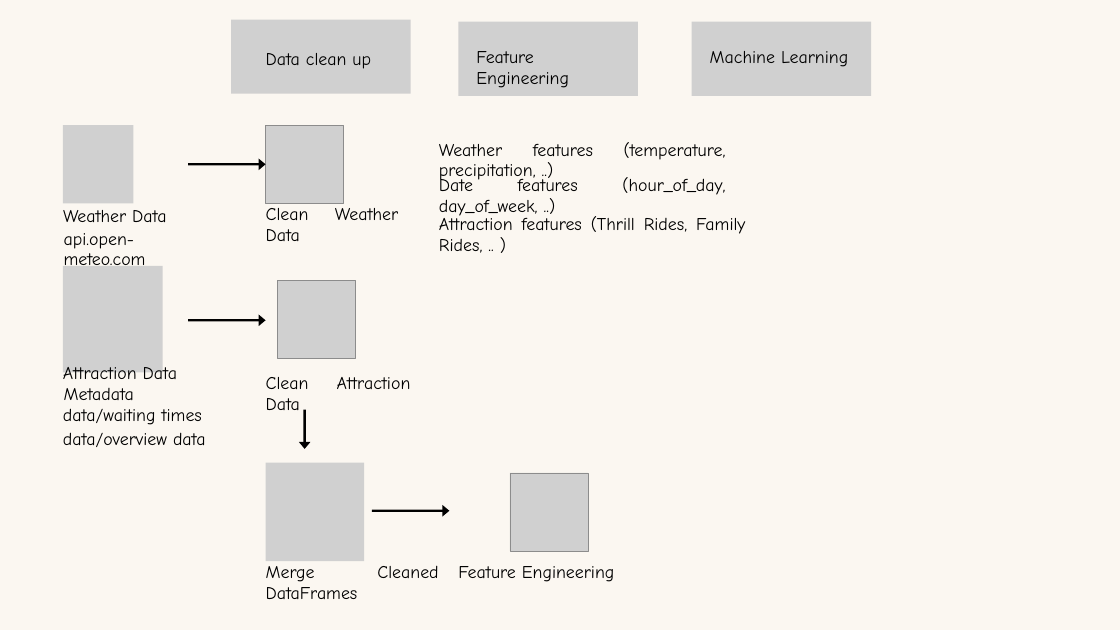
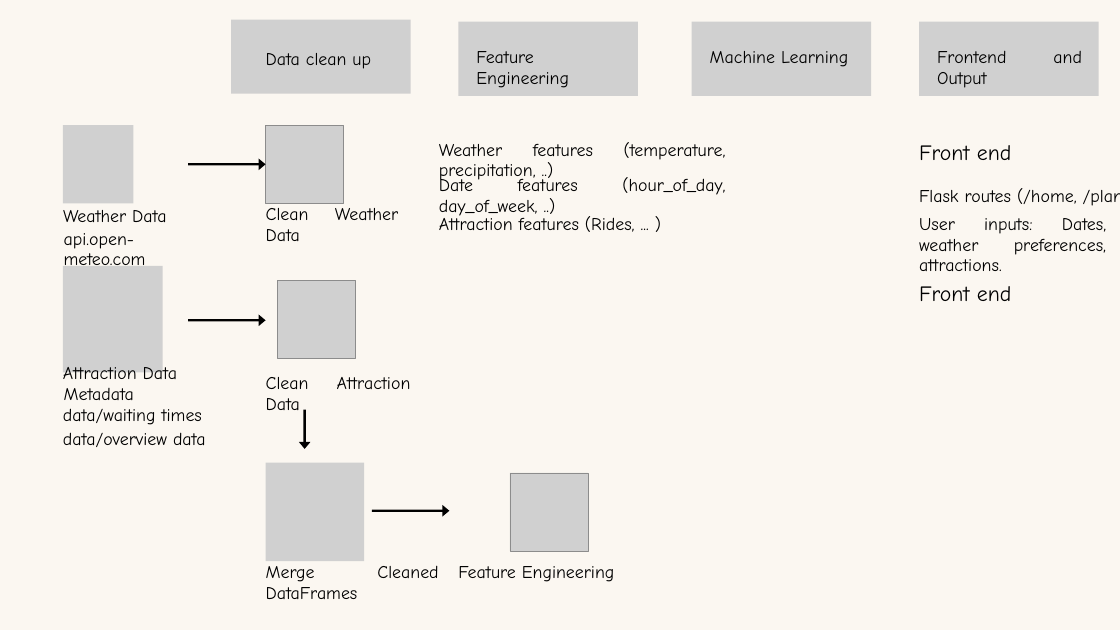
Before and after one commit to droop706/Disneyworld, a slide deck: slide 6 of Data Science - Disney World assignment.pptx. Drawn at 1120x630 pixels with LibreOffice and Linux fonts; fonts in the diff are those of the drawing; grey boxes stand for pictures. Boxes give left, top, right and bottom in pixels: in the first picture for what was removed or moved away, otherwise in the second. Text is boxed around its words. In the diff, an @@ line names an element or a change of style, - is before the commit and + after.

```diff
--- a/Data Science - Disney World assignment.pptx
+++ b/Data Science - Disney World assignment.pptx
@@ picture added at box(919, 22, 1099, 96) @@
@@ text added at box(937, 51, 1082, 63), 23 pt, text #000000 @@
+Frontend and Output
@@ text added at box(919, 145, 1011, 160), 28 pt, text #000000 @@
+Front end
@@ text added at box(919, 188, 1077, 204), 23 pt, text #000000 @@
+Flask routes (/home, /planning)
@@ text at box(439, 215, 635, 232): text changed @@
-Attraction features (Thrill Rides, Family Rides, .. )
+Attraction features (Rides, ... )
@@ text added at box(919, 218, 1106, 271), 23 pt, text #000000 @@
+User inputs: Dates, weather preferences, attractions.
@@ text added at box(919, 286, 1011, 301), 28 pt, text #000000 @@
+Front end
```
Also in this commit, not shown: 1 other slide changed.
